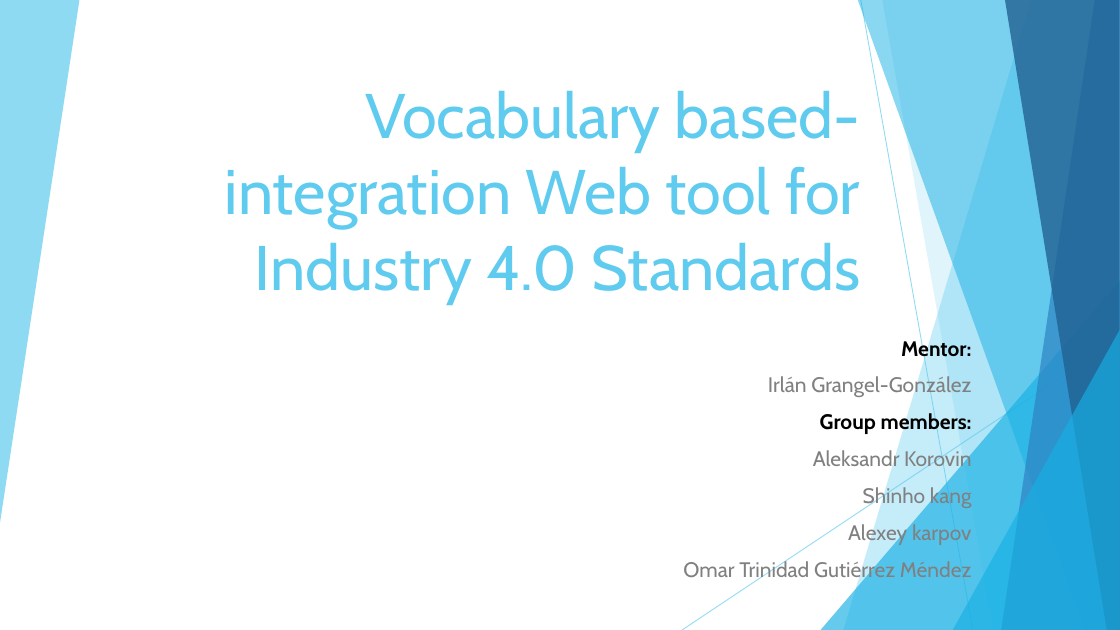
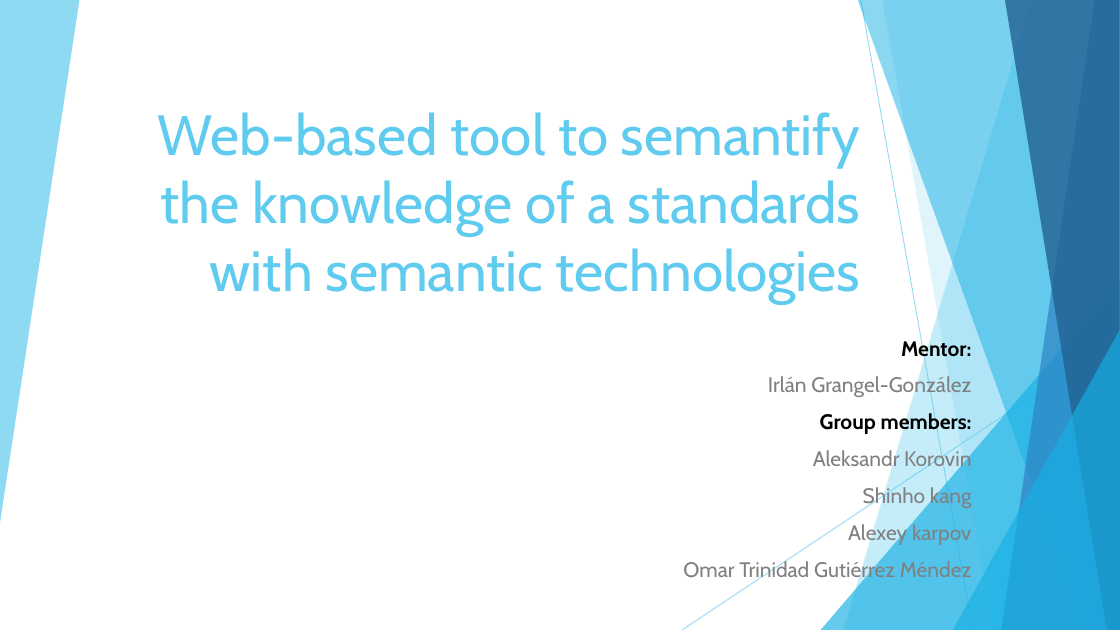
Before and after one commit to BonnWestCoast/Semantify.io-docs, a slide deck: slide 1 of 3architecture/Architecture.pptx. Drawn at 1120x630 pixels with LibreOffice and Linux fonts; fonts in the diff are those of the drawing. Boxes give left, top, right and bottom in pixels: in the first picture for what was removed or moved away, otherwise in the second. Text is boxed around its words. In the diff, an @@ line names an element or a change of style, - is before the commit and + after.

```diff
--- a/3architecture/Architecture.pptx
+++ b/3architecture/Architecture.pptx
@@ title at (158,112,861,304): text changed; size 54 to 48.6 pt @@
-Vocabulary based-integration Web tool for Industry 4.0 Standards
+Web-based tool to semantify the knowledge of a standards with semantic technologies
```
Also in this commit, not shown: 1 other slide changed, 7 other files.
